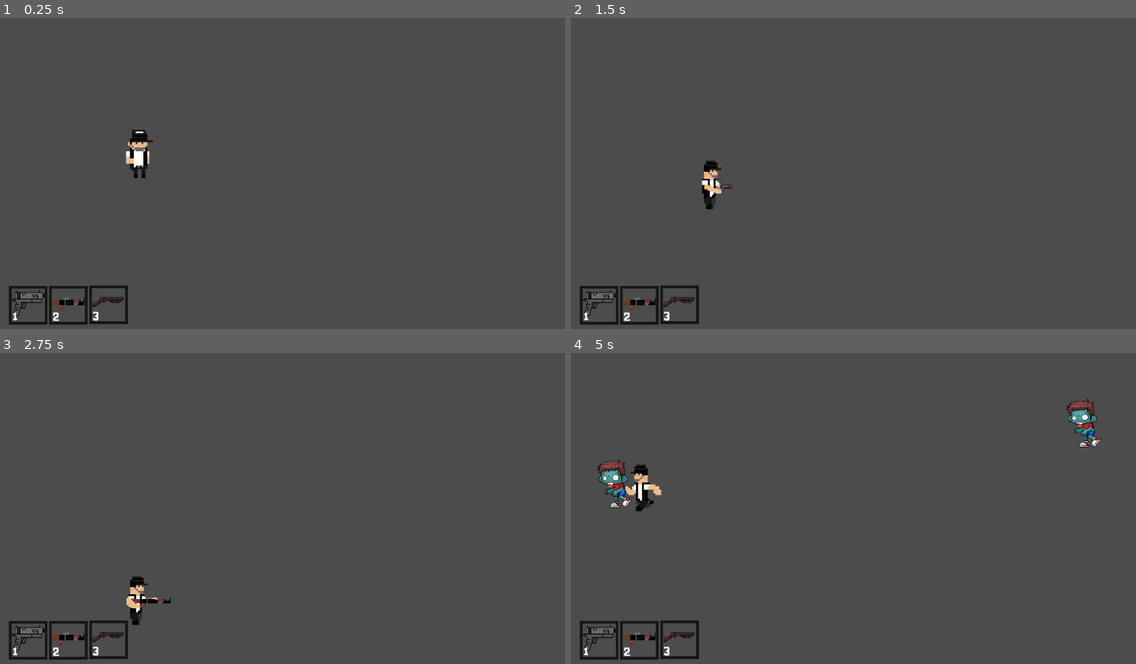
Above: before the commit, frames 1-4 (two rows, left to right).
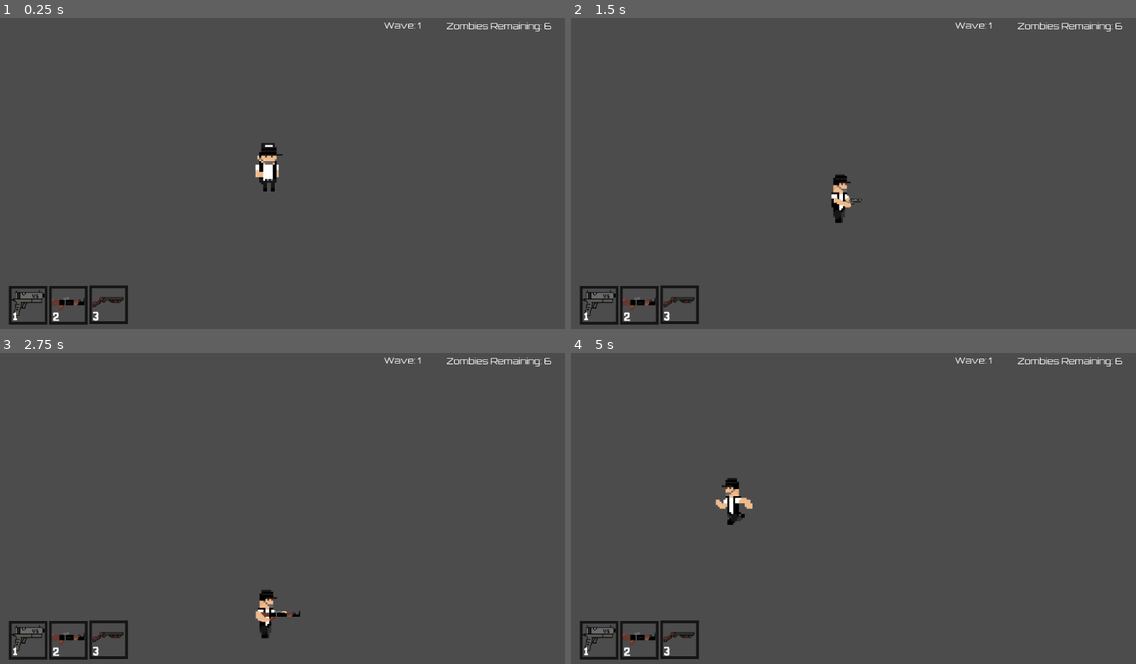
Above: after the commit, the same moments.

Repository: Vincius-dev/Game-CoronaVapo
Game: Godot game, scene res://scenes/Wave.tscn
Two runs of this game, one before a commit and one after it. Both use one fixed random seed, a clock stepped at 60 frames per second and the inputs below. Before the commit the project starts from res://scenes/Main.tscn.
Inputs:
- Up to frame 1 (0.25 s): no input
- Up to frame 2 (1.5 s): tap Enter at 0.5 s; hold Right (right) 0.53-1.28 s; hold Z (shot) 0.53-1.28 s; tap Space at 1.25 s; hold Down (down) from 1.28 s (still down); tap 1 (Slot1) at 1.35 s
- Up to frame 3 (2.75 s): tap Z (shot) at 1.55 s; release Down (down) at 2.03 s; hold Right (right) from 2.03 s (still down); hold Z (shot) from 2.03 s (still down); tap 2 (Slot2) at 2.1 s
- Up to frame 4 (5 s): tap Enter at 2.75 s; release Right (right) at 2.78 s; release Z (shot) at 2.78 s; hold Up (up) 2.78-3.53 s; tap 3 (Slot3) at 2.85 s; tap Z (shot) at 3.05, 4.35 s; hold Z (shot) 3.53-4.28 s; hold Left (left) from 3.53 s (still down)

The runs differ from the first frame. In frame 1, 1.2% of the frame differs, in the area x 22-98%, y 1-56%; in frame 2, 1.0%; in frame 3, 1.1%; in frame 4, 2.2%, in the area x 4-98%, y 1-56%.

Commit message:
Sistema de Wave Completo

Diff:
--- a/ProjectTecnico/project.godot
+++ b/ProjectTecnico/project.godot
@@ -16,7 +16,7 @@
 [application]
 
 config/name="ProjectTecnico"
-run/main_scene="res://scenes/Main.tscn"
+run/main_scene="res://scenes/Wave.tscn"
 config/icon="res://icon.png"
 
 [input]
--- /dev/null
+++ b/ProjectTecnico/scenes/HUD.tscn
@@ -0,0 +1,3 @@
+[gd_scene format=2]
+
+[node name="HUD" type="Node"]
--- a/ProjectTecnico/scenes/Main.tscn
+++ b/ProjectTecnico/scenes/Main.tscn
@@ -1,46 +1,7 @@
-[gd_scene load_steps=7 format=2]
+[gd_scene load_steps=2 format=2]
 
-[ext_resource path="res://scenes/Player.tscn" type="PackedScene" id=1]
-[ext_resource path="res://scenes/Zumbi.tscn" type="PackedScene" id=2]
-[ext_resource path="res://scenes/GunsBar.tscn" type="PackedScene" id=3]
-[ext_resource path="res://scripts/Main.gd" type="Script" id=4]
-
-[sub_resource type="Curve2D" id=1]
-_data = {
-"points": PoolVector2Array( 0, 0, 0, 0, -0.726486, 109.921, 0, 0, 0, 0, -0.726486, 507.703 )
-}
-
-[sub_resource type="Curve2D" id=2]
-_data = {
-"points": PoolVector2Array( 0, 0, 0, 0, 1024.43, 81.889, 0, 0, 0, 0, 1023.1, 519.716 )
-}
+[ext_resource path="res://scenes/Wave.tscn" type="PackedScene" id=1]
 
 [node name="Main" type="Node"]
-script = ExtResource( 4 )
-Zumbi = ExtResource( 2 )
 
-[node name="Player" parent="." instance=ExtResource( 1 )]
-position = Vector2( 253, 271 )
-
-[node name="GunsBar" parent="." instance=ExtResource( 3 )]
-position = Vector2( 51.3481, 547.668 )
-scale = Vector2( 0.7, 0.7 )
-
-[node name="ZumbiTimer" type="Timer" parent="."]
-wait_time = 4.0
-autostart = true
-
-[node name="Path2D" type="Path2D" parent="."]
-curve = SubResource( 1 )
-
-[node name="PathFollow2D" type="PathFollow2D" parent="Path2D"]
-position = Vector2( -0.726486, 109.921 )
-rotation = 1.5708
-
-[node name="Path2D2" type="Path2D" parent="."]
-curve = SubResource( 2 )
-
-[node name="PathFollow2D2" type="PathFollow2D" parent="Path2D2"]
-position = Vector2( 1024.43, 81.889 )
-rotation = 1.57385
-[connection signal="timeout" from="ZumbiTimer" to="." method="zumbispawn"]
+[node name="Wave" parent="." instance=ExtResource( 1 )]
--- /dev/null
+++ b/ProjectTecnico/scenes/PauseScreen.tscn
@@ -0,0 +1,88 @@
+[gd_scene load_steps=6 format=2]
+
+[ext_resource path="res://assets/Fonts/Orbitron/Orbitron-VariableFont_wght.ttf" type="DynamicFontData" id=1]
+[ext_resource path="res://scripts/PauseScreen.gd" type="Script" id=2]
+
+[sub_resource type="DynamicFont" id=1]
+size = 64
+use_filter = true
+font_data = ExtResource( 1 )
+
+[sub_resource type="DynamicFont" id=2]
+size = 30
+use_filter = true
+font_data = ExtResource( 1 )
+
+[sub_resource type="DynamicFont" id=3]
+font_data = ExtResource( 1 )
+
+[node name="PauseScreen" type="Control"]
+pause_mode = 2
+anchor_right = 1.0
+anchor_bottom = 1.0
+script = ExtResource( 2 )
+__meta__ = {
+"_edit_use_anchors_": false
+}
+
+[node name="ColorRect" type="ColorRect" parent="."]
+margin_top = -1.88776
+margin_right = 1026.0
+margin_bottom = 596.112
+color = Color( 0.184314, 0.172549, 0.172549, 1 )
+__meta__ = {
+"_edit_use_anchors_": false
+}
+
+[node name="mainLabel" type="Label" parent="."]
+anchor_top = 0.5
+anchor_right = 1.0
+anchor_bottom = 0.5
+margin_left = 2.53674
+margin_top = -115.186
+margin_right = 2.53674
+margin_bottom = -34.1861
+custom_fonts/font = SubResource( 1 )
+text = "Você Foi Atacado "
+align = 1
+valign = 1
+autowrap = true
+percent_visible = -0.1
+__meta__ = {
+"_edit_use_anchors_": false
+}
+
+[node name="Label" type="Label" parent="."]
+anchor_top = 1.0
+anchor_right = 1.0
+anchor_bottom = 1.0
+margin_left = -1.99994
+margin_top = -211.776
+margin_bottom = -172.776
+custom_fonts/font = SubResource( 2 )
+text = "Porem ainda consegue continuar "
+align = 1
+valign = 1
+autowrap = true
+__meta__ = {
+"_edit_use_anchors_": false
+}
+
+[node name="timeLabel" type="Label" parent="."]
+anchor_top = 1.0
+anchor_right = 1.0
+anchor_bottom = 1.0
+margin_left = -3.88776
+margin_top = -130.413
+margin_right = -1.88776
+margin_bottom = -91.4133
+custom_fonts/font = SubResource( 3 )
+text = "Levantando em "
+align = 1
+valign = 1
+__meta__ = {
+"_edit_use_anchors_": false
+}
+
+[node name="Timer" type="Timer" parent="."]
+[connection signal="timeout" from="Timer" to="." method="time"]
--- a/ProjectTecnico/scenes/Player.tscn
+++ b/ProjectTecnico/scenes/Player.tscn
@@ -23,14 +23,14 @@
 "name": "Idle",
 "speed": 5.0
 }, {
-"frames": [ ExtResource( 15 ), ExtResource( 14 ), ExtResource( 13 ) ],
-"loop": true,
-"name": "Shotgun_Shot",
-"speed": 5.0
-}, {
 "frames": [ ExtResource( 7 ), ExtResource( 12 ), ExtResource( 10 ) ],
 "loop": true,
 "name": "Glock_Shot",
+"speed": 5.0
+}, {
+"frames": [ ExtResource( 11 ), ExtResource( 8 ) ],
+"loop": false,
+"name": "AK_Shot",
 "speed": 5.0
 }, {
 "frames": [ ExtResource( 4 ), ExtResource( 3 ), ExtResource( 5 ), ExtResource( 6 ) ],
@@ -38,9 +38,9 @@
 "name": "Run",
 "speed": 5.0
 }, {
-"frames": [ ExtResource( 11 ), ExtResource( 8 ) ],
-"loop": false,
-"name": "AK_Shot",
+"frames": [ ExtResource( 15 ), ExtResource( 14 ), ExtResource( 13 ) ],
+"loop": true,
+"name": "Shotgun_Shot",
 "speed": 5.0
 } ]
 
--- /dev/null
+++ b/ProjectTecnico/scenes/Wave.tscn
@@ -0,0 +1,93 @@
+[gd_scene load_steps=11 format=2]
+
+[ext_resource path="res://scenes/Player.tscn" type="PackedScene" id=1]
+[ext_resource path="res://scenes/Zumbi.tscn" type="PackedScene" id=2]
+[ext_resource path="res://scenes/GunsBar.tscn" type="PackedScene" id=3]
+[ext_resource path="res://scripts/Wave.gd" type="Script" id=4]
+[ext_resource path="res://scenes/PauseScreen.tscn" type="PackedScene" id=5]
+[ext_resource path="res://assets/Fonts/Orbitron/Orbitron-VariableFont_wght.ttf" type="DynamicFontData" id=6]
+
+[sub_resource type="Curve2D" id=1]
+_data = {
+"points": PoolVector2Array( 0, 0, 0, 0, -0.726486, 109.921, 0, 0, 0, 0, -0.726486, 507.703 )
+}
+
+[sub_resource type="Curve2D" id=2]
+_data = {
+"points": PoolVector2Array( 0, 0, 0, 0, 1024.43, 81.889, 0, 0, 0, 0, 1023.1, 519.716 )
+}
+
+[sub_resource type="DynamicFont" id=3]
+font_data = ExtResource( 6 )
+
+[sub_resource type="DynamicFont" id=4]
+font_data = ExtResource( 6 )
+
+[node name="Wave" type="Node"]
+script = ExtResource( 4 )
+Zumbi = ExtResource( 2 )
+
+[node name="Player" parent="." instance=ExtResource( 1 )]
+position = Vector2( 484.749, 295.59 )
+
+[node name="GunsBar" parent="." instance=ExtResource( 3 )]
+position = Vector2( 51.3481, 547.668 )
+scale = Vector2( 0.7, 0.7 )
+
+[node name="ZumbiTimer" type="Timer" parent="."]
+wait_time = 6.0
+
+[node name="Path2D" type="Path2D" parent="."]
+curve = SubResource( 1 )
+
+[node name="PathFollow2D" type="PathFollow2D" parent="Path2D"]
+position = Vector2( -0.726486, 109.921 )
+rotation = 1.5708
+
+[node name="Path2D2" type="Path2D" parent="."]
+curve = SubResource( 2 )
+
+[node name="PathFollow2D2" type="PathFollow2D" parent="Path2D2"]
+position = Vector2( 1024.43, 81.889 )
+rotation = 1.57385
+
+[node name="PauseScreen" parent="." instance=ExtResource( 5 )]
+visible = false
+margin_left = -0.79364
+margin_top = 3.37543
+margin_right = -0.79364
+margin_bottom = 3.37543
+
+[node name="Position2D" type="Position2D" parent="."]
+position = Vector2( 486.084, 124.396 )
+
+[node name="HUDWave" type="Node" parent="."]
+
+[node name="Label" type="Label" parent="HUDWave"]
+margin_left = 808.965
+margin_top = 12.6723
+margin_right = 981.965
+margin_bottom = 65.6723
+custom_fonts/font = SubResource( 3 )
+text = "Zombies Remaining:"
+align = 1
+valign = 1
+__meta__ = {
+"_edit_use_anchors_": false
+}
+
+[node name="WaveLabel" type="Label" parent="HUDWave"]
+margin_left = 666.319
+margin_top = 17.0818
+margin_right = 793.319
+margin_bottom = 61.0818
+custom_fonts/font = SubResource( 4 )
+text = "Wave:"
+align = 1
+valign = 1
+__meta__ = {
+"_edit_use_anchors_": false
+}
+[connection signal="pause" from="." to="PauseScreen" method="death_mensage"]
+[connection signal="PlayerDead" from="Player" to="." method="player_death"]
+[connection signal="timeout" from="ZumbiTimer" to="." method="zumbispawn"]
--- a/ProjectTecnico/scenes/Zumbi.tscn
+++ b/ProjectTecnico/scenes/Zumbi.tscn
@@ -35,7 +35,7 @@
 [node name="Sprite" type="AnimatedSprite" parent="."]
 scale = Vector2( 0.209302, 0.195761 )
 frames = SubResource( 1 )
-frame = 6
+frame = 3
 playing = true
 
 [node name="Shape" type="CollisionShape2D" parent="."]
--- a/ProjectTecnico/scripts/Main.gd
+++ b/ProjectTecnico/scripts/Main.gd
@@ -1,18 +1,11 @@
 extends Node
-export (PackedScene) var Zumbi
+
+signal StartWave
 
 func _ready():
-	randomize()
 	pass
 
-func zumbispawn():
-	$Path2D/PathFollow2D.offset = randi()
-	var zumbi1 = Zumbi.instance()
-	add_child(zumbi1)
-	zumbi1.position = $Path2D/PathFollow2D.position
+func SwitchWave():
 
-	$Path2D2/PathFollow2D2.offset = randi()
-	zumbi1 = Zumbi.instance()
-	add_child(zumbi1)
-	zumbi1.position = $Path2D2/PathFollow2D2.position
+	emit_signal("StartWave")
 	pass
--- /dev/null
+++ b/ProjectTecnico/scripts/PauseScreen.gd
@@ -0,0 +1,63 @@
+extends Control
+
+var secondPass = 10
+var mortes = 0
+
+func _process(delta):
+	if get_tree().paused and secondPass > 0:
+		show()
+	if secondPass == 0:
+		hide()
+		get_tree().paused = false
+		$Timer.stop()
+		secondPass = 10
+
+	if mortes == 1:
+		show_mensage1()
+	if mortes == 2:
+		show_mensage2()
+	if mortes == 3:
+		show_mensage3()
+	if mortes == 4:
+		show_game_over()
+
+	change_time()
+	pass
+
+func death_mensage():
+	get_tree().paused = !get_tree().paused
+	$Timer.start()
+	mortes += 1
+	pass
+
+func time():
+	secondPass -= 1
+	pass
+
+func change_time():
+	if visible == true:
+		$timeLabel.text = ("Levantando em " + String(secondPass))
+	pass
+
+func show_game_over():
+	$Timer.stop()
+	$timeLabel.visible = false
+	$mainLabel.text = "Você foi infectado, agora é sem volta"
+	$Label.text = "Na próxima vez lembre-se de seguir as medidas de distanciamento"
+	pass
+
+func show_mensage1():
+	$Label.text = "Porem ainda consegue continuar "
+	pass
+
+func show_mensage2():
+	$Label.text = "Você esta incrivelmente ferido, mas ainda pode andar"
+	pass
+
+func show_mensage3():
+	$Label.text = "Você sobreviveu graças as medidas de segurança, mas não aguentará uma próxima vez"
+	pass
+
+func reset_mortes():
+	mortes = 0
+	pass
--- a/ProjectTecnico/scripts/Player.gd
+++ b/ProjectTecnico/scripts/Player.gd
@@ -13,12 +13,14 @@
 var ShotA0 = preload("res://scenes/Bullets/ShotAk.tscn")
 var ShotS0 = preload("res://scenes/Bullets/ShotShotgun.tscn")
 
+signal PlayerDead
 func _physics_process(delta):
 	time += 1
 	ShotCadence()
 	GunsSwitch()
 	shooting()
 	animation_walk()
+	visilibility()
 	_move(delta)
 	pass
 
@@ -142,6 +144,11 @@
 
 func dano():
 	vida -= 1
-	print(vida)
 	if vida == 0:
-		queue_free()
+		emit_signal("PlayerDead")
+		visible = false
+
+func visilibility():
+	if vida > 0:
+		visible = true
+	pass
--- /dev/null
+++ b/ProjectTecnico/scripts/Wave.gd
@@ -0,0 +1,99 @@
+extends Node
+export (PackedScene) var Zumbi
+var waveNumber = 1
+var totalZombie = 4
+var spawnedZombies = 0
+var zombiesAlive = totalZombie
+var attempts = 3
+var speedZumbi = 50
+
+signal pause
+
+func _physics_process(delta):
+	show_remaining()
+	win_game()
+	pass
+
+func _ready():
+	randomize()
+	wave_start()
+	pass
+
+func wave_start():
+	$ZumbiTimer.start()
+	$Player.position = Vector2(487.419,295.59)
+	wave_attributes()
+	pass
+
+func zumbispawn():
+	if spawnedZombies < totalZombie:
+		$Path2D/PathFollow2D.offset = randi()
+		var zumbi1 = Zumbi.instance()
+		add_child(zumbi1)
+		spawnedZombies += 1
+		zumbi1.position = $Path2D/PathFollow2D.position
+		zumbi1.connect("zumbiDeath", self, "zumbi_death")
+		zumbi1.speed = speedZumbi
+
+		$Path2D2/PathFollow2D2.offset = randi()
+		zumbi1 = Zumbi.instance()
+		add_child(zumbi1)
+		spawnedZombies += 1
+		zumbi1.position = $Path2D2/PathFollow2D2.position
+		zumbi1.connect("zumbiDeath", self, "zumbi_death")
+		zumbi1.speed = speedZumbi
+	pass
+
+func wave_attributes():
+	totalZombie = totalZombie + 2
+	speedZumbi = speedZumbi + 10
+	zombiesAlive = totalZombie
+	attempts = 3
+	spawnedZombies = 0
+
+	if waveNumber <= 5:
+		$ZumbiTimer.wait_time = 6
+	if waveNumber >= 5 and waveNumber <= 10:
+		$ZumbiTimer.wait_time = 5
+	if waveNumber >= 10 and waveNumber <= 15:
+		$ZumbiTimer.wait_time = 4
+	if waveNumber >= 15 and waveNumber <= 20:
+		$ZumbiTimer.wait_time = 3
+	pass
+
+func zumbi_death():
+	zombiesAlive -= 1
+	pass
+
+func player_death():
+	emit_signal("pause")
+	get_tree().call_group("inimigos","queue_free")
+	if $PauseScreen.visible == false:
+		restart_wave()
+	pass
+
+func restart_wave():
+	zombiesAlive = totalZombie
+	$Player.vida = 4
+	$Player.position = Vector2(487.419,295.59)
+	attempts -= 1
+	spawnedZombies = 0
+	pass
+
+func game_over():
+	if attempts == 0:
+		emit_signal("pause")
+	pass
+
+func win_game():
+	if zombiesAlive == 0:
+		$Player.move_and_slide($Position2D.position - $Player.position)
+	if $Player.position == $Position2D.position - $Player.position:
+		waveNumber += 1
+		#change_scene("nome da cena")
+	pass
+
+func show_remaining():
+	$HUDWave/Label.text = ("Zombies Remaining: " + String(zombiesAlive))
+	$HUDWave/WaveLabel.text = ("Wave: " + String(waveNumber))
+	pass
--- a/ProjectTecnico/scripts/Zumbi.gd
+++ b/ProjectTecnico/scripts/Zumbi.gd
@@ -3,7 +3,9 @@
 
 var velocity = Vector2()
 
-const speed = 100
+var speed = 40
+
+signal zumbiDeath
 
 func _physics_process(delta):
 	var toPlayer = ($"../Player".position - position).normalized()
@@ -23,22 +25,22 @@
 
 func DamageGlock():
 	vida -= 1
-	print("vida -1")
 	if vida <= 0:
+		emit_signal("zumbiDeath")
 		queue_free()
 	pass
 
 func DamageAK():
 	vida -= 2
-	print("vida -2")
 	if vida <= 0:
+		emit_signal("zumbiDeath")
 		queue_free()
 	pass
 
 func DamageShotgun():
 	vida -= 3
-	print("vida -3")
 	if vida <= 0:
+		emit_signal("zumbiDeath")
 		queue_free()
 	pass
 
Not shown, added: ProjectTecnico/assets/Fonts/Orbitron/OFL.txt
Binary file added: ProjectTecnico/assets/Fonts/Orbitron/Orbitron-VariableFont_wght.ttf
Not shown, added: ProjectTecnico/assets/Fonts/Orbitron/README.txt
Binary file added: ProjectTecnico/assets/Fonts/Orbitron/static/Orbitron-Black.ttf
Binary file added: ProjectTecnico/assets/Fonts/Orbitron/static/Orbitron-Bold.ttf
Binary file added: ProjectTecnico/assets/Fonts/Orbitron/static/Orbitron-ExtraBold.ttf
Binary file added: ProjectTecnico/assets/Fonts/Orbitron/static/Orbitron-Medium.ttf
Binary file added: ProjectTecnico/assets/Fonts/Orbitron/static/Orbitron-Regular.ttf
Binary file added: ProjectTecnico/assets/Fonts/Orbitron/static/Orbitron-SemiBold.ttf
